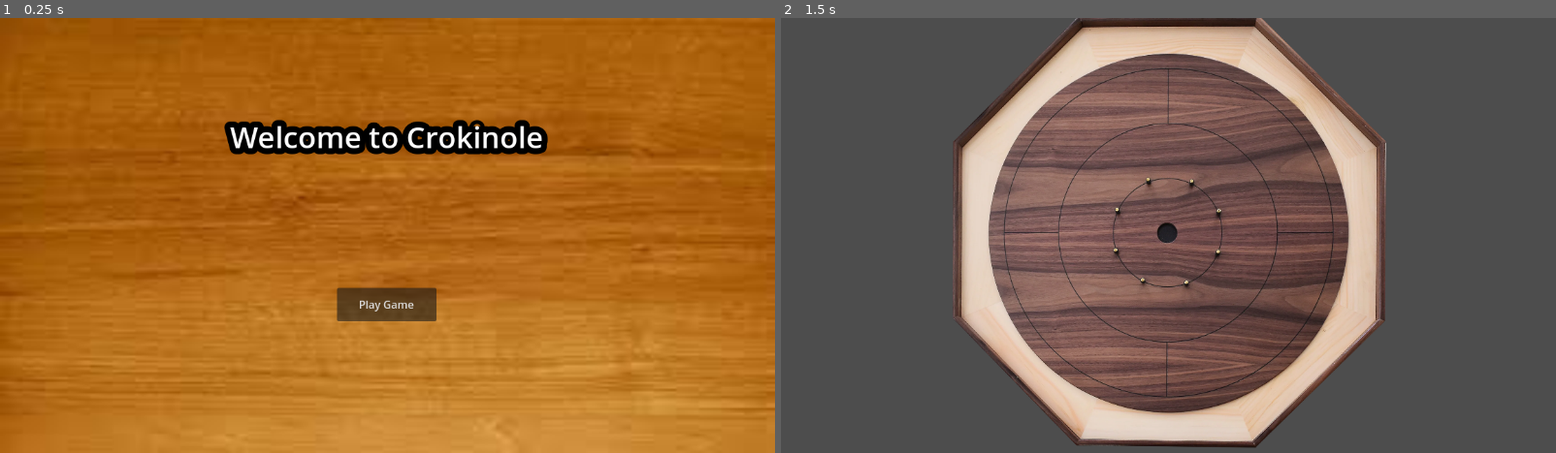
Above: before the commit, frames 1-2 (left to right).
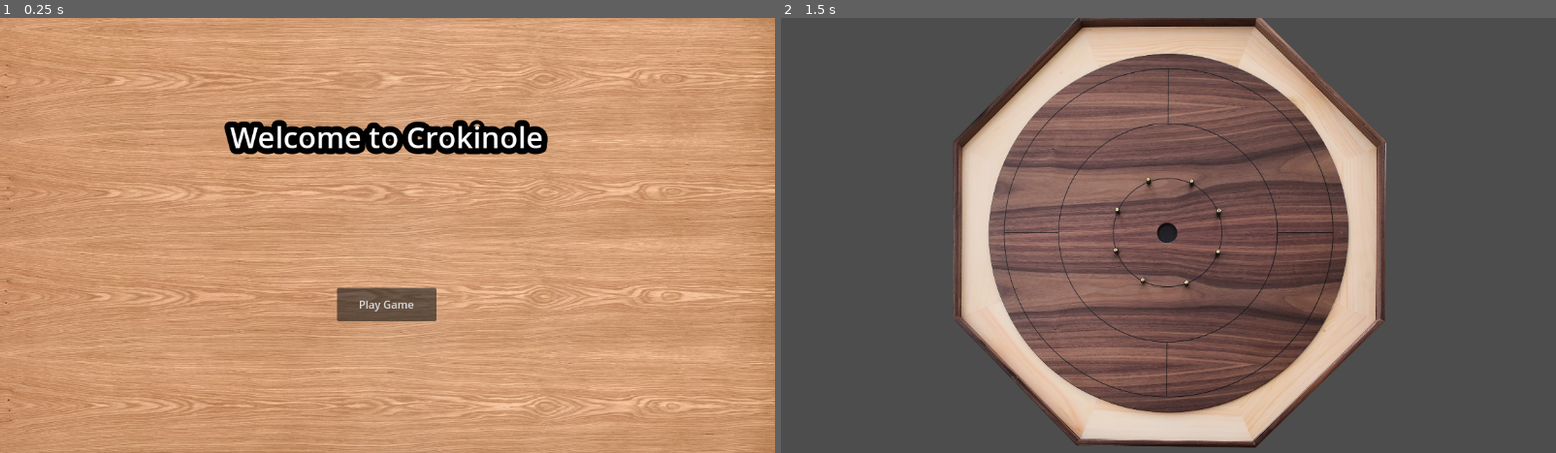
Above: after the commit, the same moments.

Repository: WadeCanavan/Crokinole
Game: Godot game, scene res://Scenes/Title.tscn
Same seed, same stepped clock (60 frames per second), same inputs: the game is played once before the commit and once after it.
Inputs:
- Up to frame 1 (0.25 s): no input
- Up to frame 2 (1.5 s): click "Play Game" at 0.5 s; tap Enter at 1.25 s

The runs differ from the first frame. In frame 1, 97% of the frame differs, in the area x 0-100%, y 0-100%; in frame 2, nothing differs.

Commit message:
BAckground adjusted

Diff:
--- a/Scenes/Help.tscn
+++ b/Scenes/Help.tscn
@@ -1,7 +1,7 @@
 [gd_scene load_steps=3 format=3 uid="uid://dw2xo6r66r8dc"]
 
 [ext_resource type="Script" path="res://Scenes/Title.gd" id="1_2y45y"]
-[ext_resource type="Texture2D" uid="uid://nj0lf2d42j7d" path="res://Assets/Sprites/WoodenBackground.jpg" id="2_yxdh0"]
+[ext_resource type="Texture2D" uid="uid://dxbry6dgbj6ir" path="res://Assets/Sprites/WoodenBackground2.jpg" id="2_npg84"]
 
 [node name="Help" type="Control"]
 layout_mode = 3
@@ -19,7 +19,7 @@
 anchor_bottom = 1.0
 grow_horizontal = 2
 grow_vertical = 2
-texture = ExtResource("2_yxdh0")
+texture = ExtResource("2_npg84")
 expand_mode = 1
 flip_v = true
 
--- a/Scenes/Title.tscn
+++ b/Scenes/Title.tscn
@@ -1,7 +1,7 @@
 [gd_scene load_steps=3 format=3 uid="uid://b2w8lsas4gtbj"]
 
 [ext_resource type="Script" path="res://Scenes/Title.gd" id="1_5abma"]
-[ext_resource type="Texture2D" uid="uid://nj0lf2d42j7d" path="res://Assets/Sprites/WoodenBackground.jpg" id="2_fgatc"]
+[ext_resource type="Texture2D" uid="uid://dxbry6dgbj6ir" path="res://Assets/Sprites/WoodenBackground2.jpg" id="2_cbga5"]
 
 [node name="Title" type="Control"]
 layout_mode = 3
@@ -19,7 +19,7 @@
 anchor_bottom = 1.0
 grow_horizontal = 2
 grow_vertical = 2
-texture = ExtResource("2_fgatc")
+texture = ExtResource("2_cbga5")
 expand_mode = 1
 flip_v = true
 
Binary file added: Assets/Sprites/WoodenBackground2.jpg
Not shown, added: Assets/Sprites/WoodenBackground2.jpg.import
Binary file added: Scenes/WoodenBackground.jpg
Not shown, added: Scenes/WoodenBackground.jpg.import
